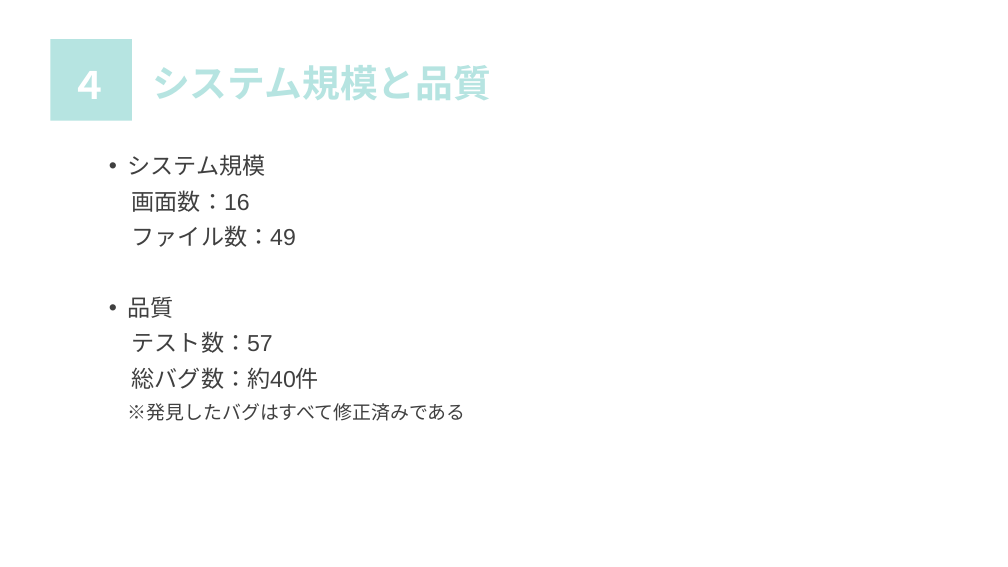
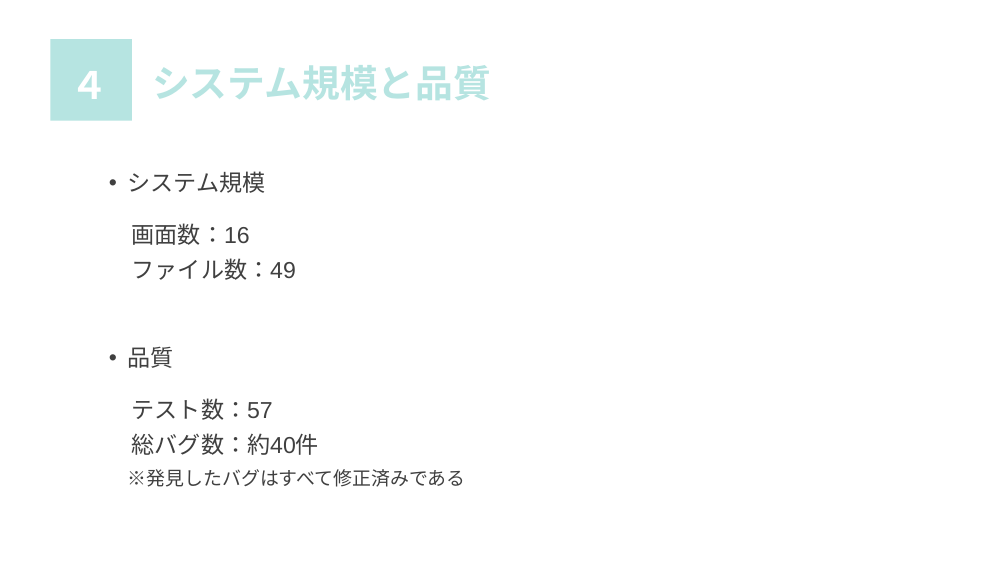
Before and after one commit to sss-sr2021/OTOME, a slide deck: slide 5 of 発表資料/発表資料.pptx. Drawn at 1008x567 pixels with LibreOffice and Linux fonts; fonts in the diff are those of the drawing. Boxes give left, top, right and bottom in pixels: in the first picture for what was removed or moved away, otherwise in the second. Text is boxed around its words. In the diff, an @@ line names an element or a change of style, - is before the commit and + after.

```diff
--- a/発表資料/発表資料.pptx
+++ b/発表資料/発表資料.pptx
@@ text at [128,171,273,420]: line spacing 0.9 to 1.5 @@
```
Also in this commit, not shown: 4 other slides changed.
